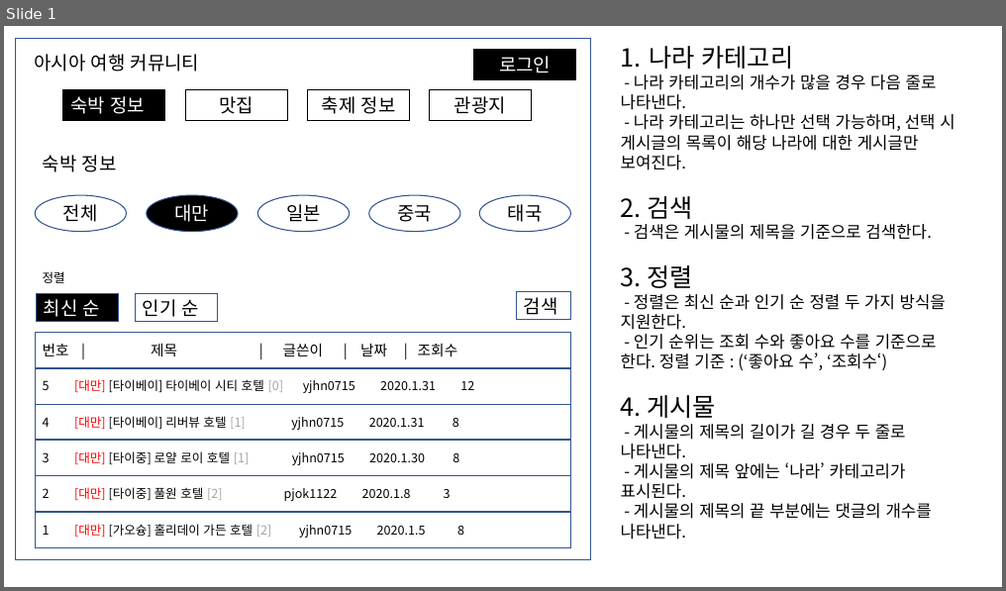
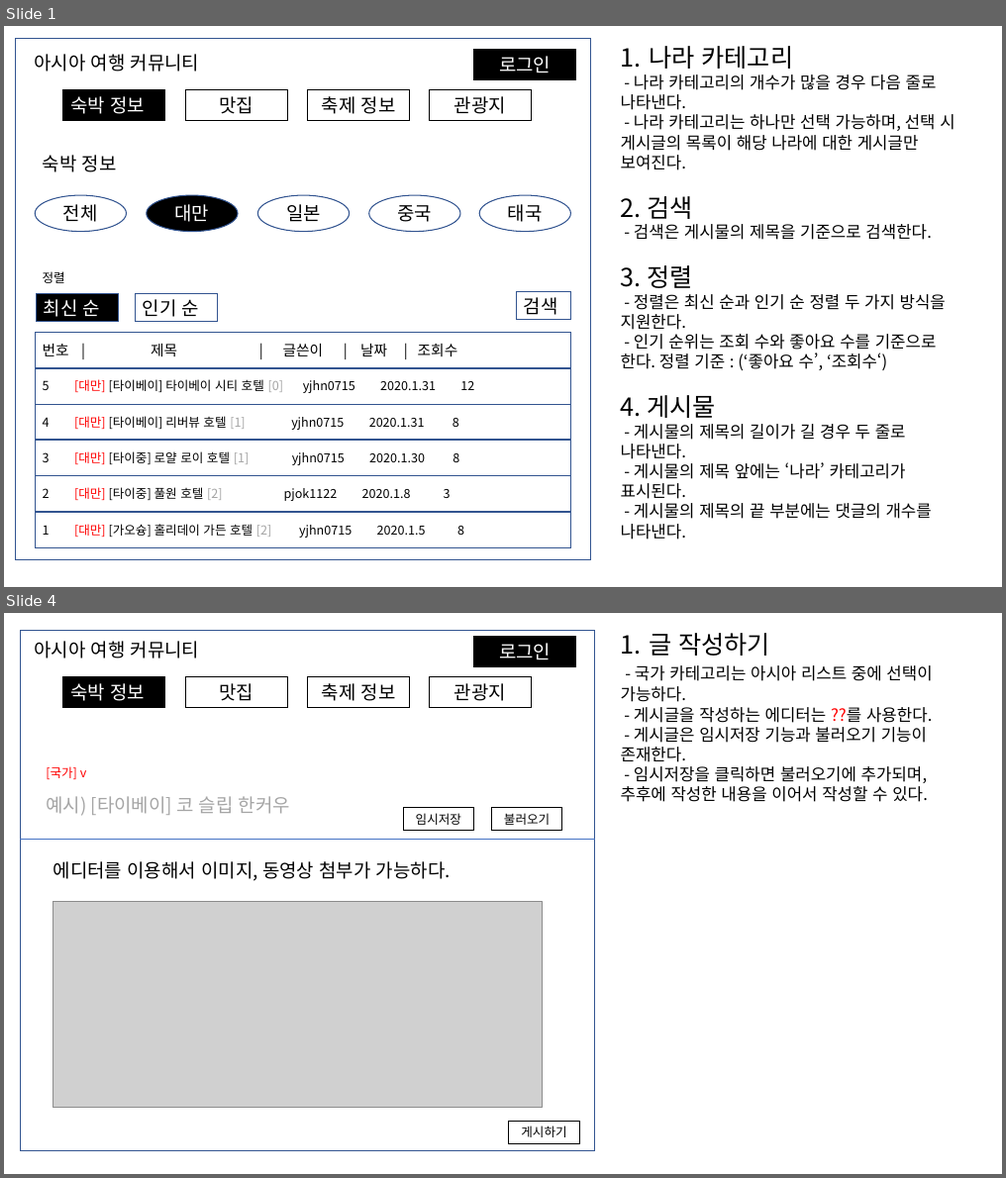
Before and after one commit to pjok1122/travel-community, a slide deck: 화면 기획서.pptx. Shown one above the other, each under a label of ours: slide 1 before the commit, slides 1 and 4 after it; the slides between them are not shown. The pictures are 1006x591 and 1006x1178 pixels, drawn with LibreOffice and Linux fonts; fonts in the diff are those of the drawing; grey boxes stand for pictures. Boxes give left, top, right and bottom in pixels: in the first picture for what was removed or moved away, otherwise in the second. Text is boxed around its words. In the diff, an @@ line names an element or a change of style, - is before the commit and + after.

```diff
--- a/화면 기획서.pptx
+++ b/화면 기획서.pptx
@@ slide 4 added at <box>4,613,1002,1174</box>, background #FFFFFF @@
@@ rectangle added at <box>20,630,595,1152</box>, fill #FFFFFF, outline #325491 1 pt @@
@@ text added at <box>34,641,200,659</box>, 18 pt, text #000000 @@
+아시아 여행 커뮤니티
@@ rectangle added at <box>474,636,576,666</box>, fill #000000, outline #000000 0.75 pt, 18 pt, text #FFFFFF @@
+로그인
@@ text added at <box>621,633,932,802</box>, 16 pt, text #000000 @@
+1. 글 작성하기
+- 국가 카테고리는 아시아 리스트 중에 선택이 가능하다.
+- 게시글을 작성하는 에디터는 ??를 사용한다.
+- 게시글은 임시저장 기능과 불러오기 기능이 존재한다.
+- 임시저장을 클릭하면 불러오기에 추가되며, 추후에 작성한 내용을 이어서 작성할 수 있다.
@@ rectangle added at <box>63,677,165,707</box>, fill #000000, outline #000000 0.75 pt, 18 pt, text #FFFFFF @@
+숙박 정보
@@ rectangle added at <box>185,677,288,707</box>, outline #000000 0.75 pt, 18 pt, text #000000 @@
+맛집
@@ rectangle added at <box>307,677,410,707</box>, outline #000000 0.75 pt, 18 pt, text #000000 @@
+축제 정보
@@ rectangle added at <box>430,677,532,707</box>, outline #000000 0.75 pt, 18 pt, text #000000 @@
+관광지
@@ text added at <box>46,766,290,816</box>, 18 pt, text #A5A5A5 @@
+[국가] v
+예시) [타이베이] 코 슬립 한커우
@@ rectangle added at <box>403,808,474,830</box>, outline #000000 0.75 pt, 12 pt, text #000000 @@
+임시저장
@@ rectangle added at <box>491,808,562,830</box>, outline #000000 0.75 pt, 12 pt, text #000000 @@
+불러오기
@@ line added from (20, 839) to (595, 839), #4472C4 0.5 pt @@
@@ text added at <box>54,861,450,881</box>, 18 pt, text #000000 @@
+에디터를 이용해서 이미지, 동영상 첨부가 가능하다.
@@ picture added at <box>53,901,543,1108</box> @@
@@ rectangle added at <box>509,1121,580,1144</box>, outline #000000 0.75 pt, 12 pt, text #000000 @@
+게시하기
```
Also in this commit, not shown: 1 slide changed, 1 other slide added.
